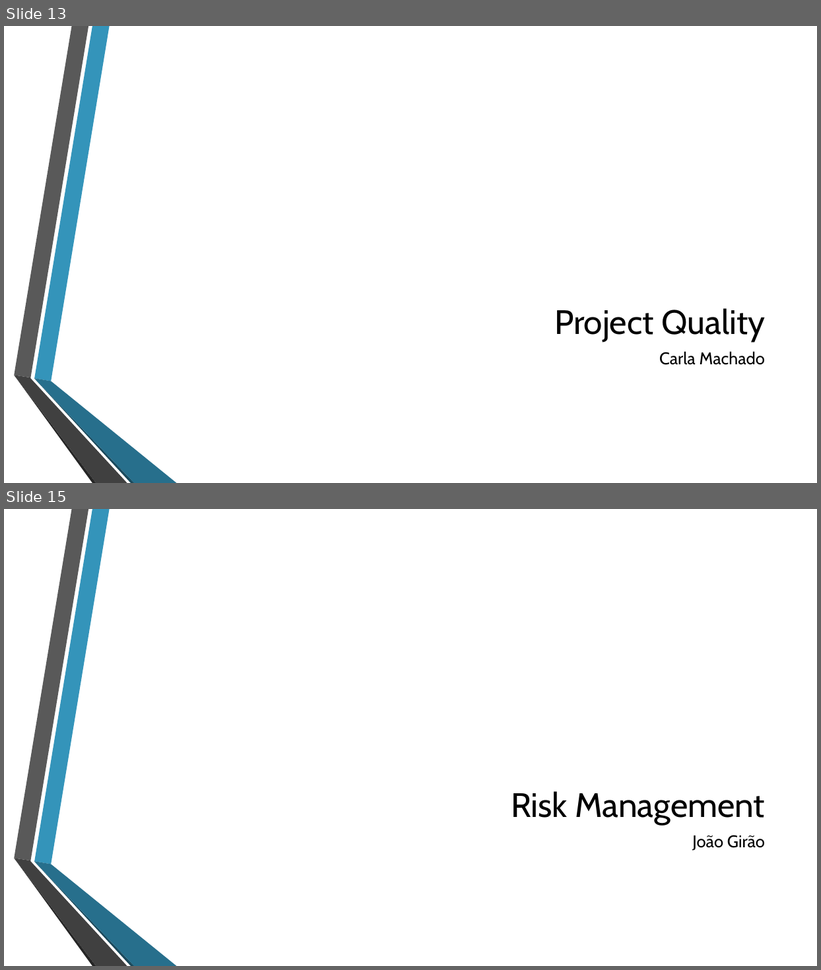
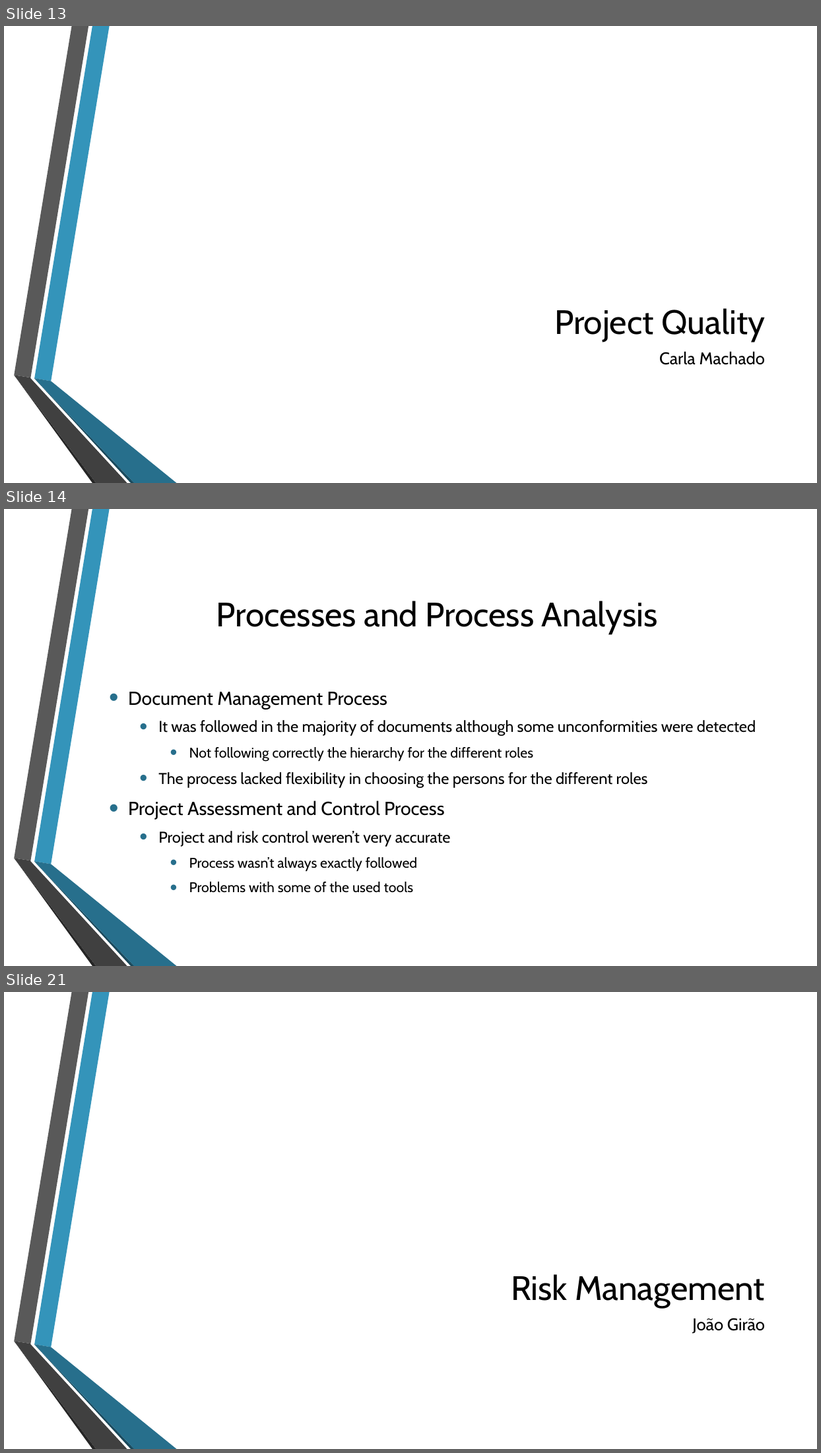
Before and after one commit to jmgirao/projetosoftware1213, a slide deck: Final Presentation/Presentation.pptx. Shown one above the other, each under a label of ours: slides 13 and 15 before the commit, slides 13, 14 and 21 after it; the slides between them are not shown. The pictures are 821x970 and 821x1453 pixels, drawn with LibreOffice and Linux fonts; fonts in the diff are those of the drawing; background and template pictures are left out. Boxes give left, top, right and bottom in pixels: in the first picture for what was removed or moved away, otherwise in the second. Text is boxed around its words. In the diff, an @@ line names an element or a change of style, - is before the commit and + after.

```diff
--- a/Final Presentation/Presentation.pptx
+++ b/Final Presentation/Presentation.pptx
@@ slide 14 added at bbox=[4, 509, 817, 966], background picture (left out); not listed: 6 template elements that a slide beside it also shows @@
@@ title added at bbox=[217, 601, 658, 634], 40 pt, text #000000 @@
+Processes and Process Analysis
@@ text added at bbox=[128, 692, 756, 893], 18.5 pt, text #000000 @@
+• Document Management Process
+  • It was followed in the majority of documents although some unconformities were detected
+    • Not following correctly the hierarchy for the different roles
+  • The process lacked flexibility in choosing the persons for the different roles
+• Project Assessment and Control Process
+  • Project and risk control weren’t very accurate
+    • Process wasn’t always exactly followed
+    • Problems with some of the used tools
@@ what was slide 15 is now slide 21 @@
```
Also in this commit, not shown: 6 other slides added, 1 slide removed.
